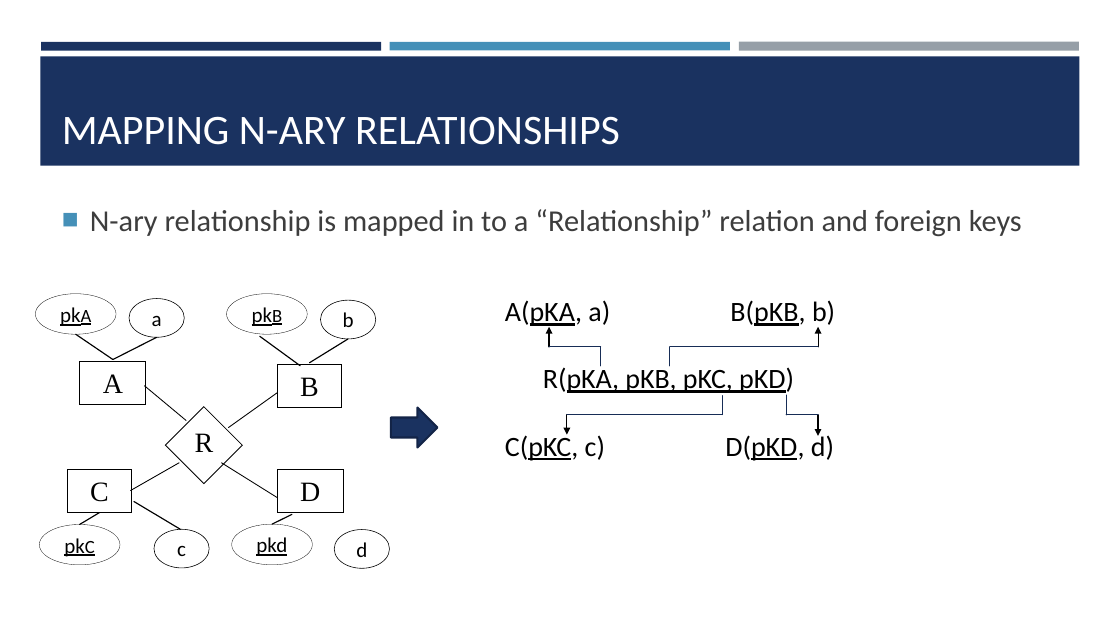
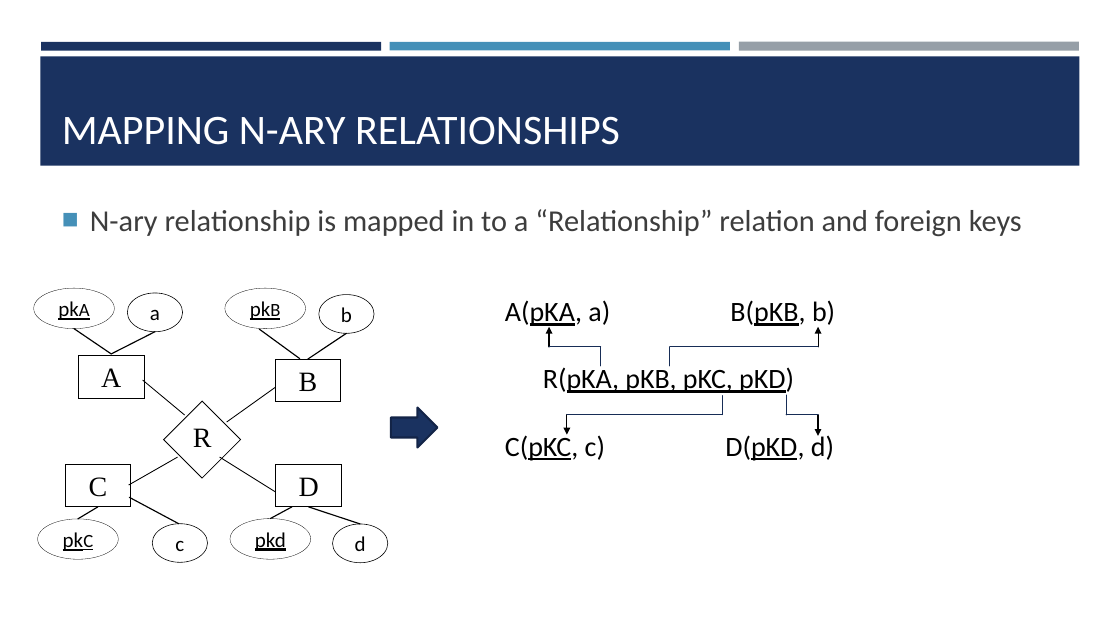
Before and after one commit to Obsidian-Notes-Manirenkan/IT2140-Database-Management, a slide deck: slide 10 of Lectures/Lecture 05 (ER, EER to Relational Model Mapping).pptx. Drawn at 1120x630 pixels with LibreOffice and Linux fonts; fonts in the diff are those of the drawing. Boxes give left, top, right and bottom in pixels: in the first picture for what was removed or moved away, otherwise in the second. Text is boxed around its words. In the diff, an @@ line names an element or a change of style, - is before the commit and + after.

```diff
--- a/Lectures/Lecture 05 (ER, EER to Relational Model Mapping).pptx
+++ b/Lectures/Lecture 05 (ER, EER to Relational Model Mapping).pptx
@@ line moved from (181, 529) - (134, 502) to (179, 523) - (129, 497) @@
@@ 10 lines, 8 ellipses, 4 rectangles, 1 text, 1 diamond moved together from (x1=35, y1=294, x2=390, y2=568) to (x1=34, y1=288, x2=388, y2=563) @@
@@ line added from (308, 507) to (360, 524), #000000 1 pt @@
```
Also in this commit, not shown: 1 other slide changed, 21 other files.
